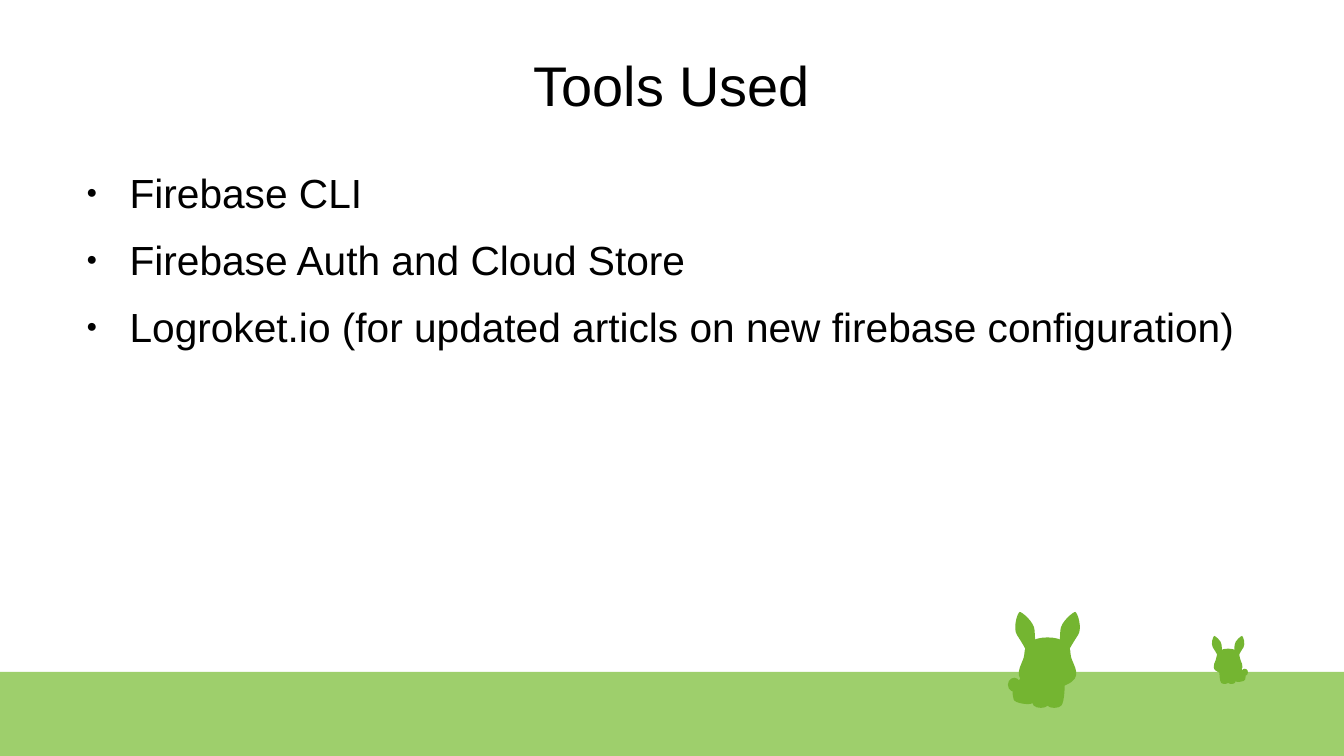
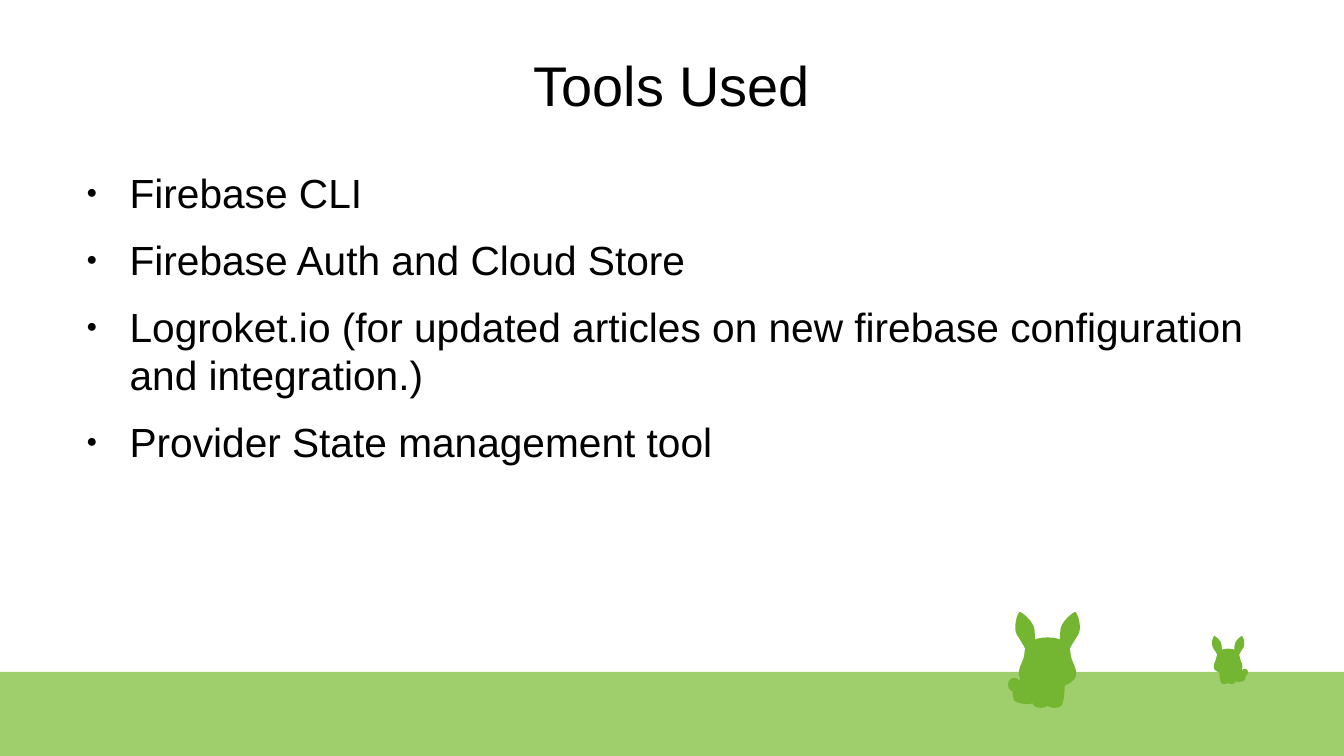
Before and after one commit to MichaelGetuWorku/KachaApp, a slide deck: slide 4 of Untitled 1.odp. Drawn at 1344x756 pixels with LibreOffice and Linux fonts; fonts in the diff are those of the drawing. Boxes give left, top, right and bottom in pixels: in the first picture for what was removed or moved away, otherwise in the second. Text is boxed around its words. In the diff, an @@ line names an element or a change of style, - is before the commit and + after.

```diff
--- a/Untitled 1.odp
+++ b/Untitled 1.odp
@@ text at (130, 312, 1243, 465): text changed @@
-● Logroket.io (for updated articls on new firebase configuration)
+● Logroket.io (for updated articles on new firebase configuration and integration.)
+● Provider State management tool
```
Also in this commit, not shown: 3 other slides changed, 8 other files.
